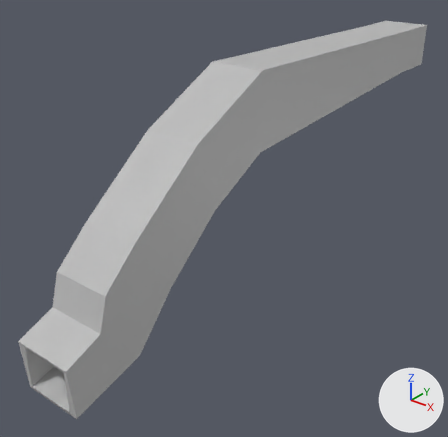
Renders of the FBX model CGE109-midterm/Assets/3Dmodel/bodyVent.fbx from each side of a commit.
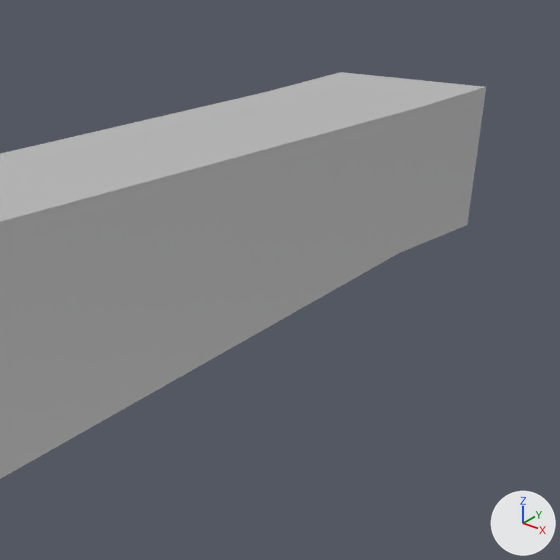
Each version appears first whole from a 50 mm lens placed at (11.17, 3.57, 11.8), pointed at (-1.24, 19.09, 2.18), and next in a close-up on the part from 64% to 100% of the width and 0% to 36% of the height. Arrows for +X, +Y and +Z are at lower right; the lights stay in place. Where no turn or scale is listed for an object, it has been applied to the vertices. Vertices at the same position are counted once.

The first close-up shows 'vent:badyVentV2:badhyVent'.
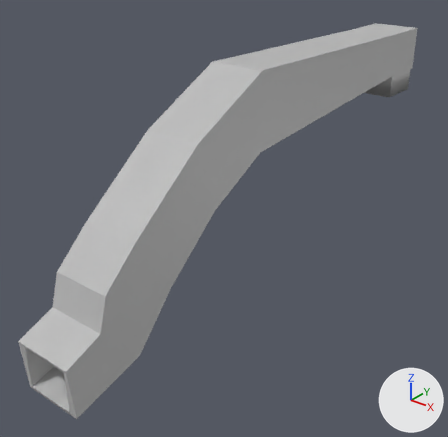
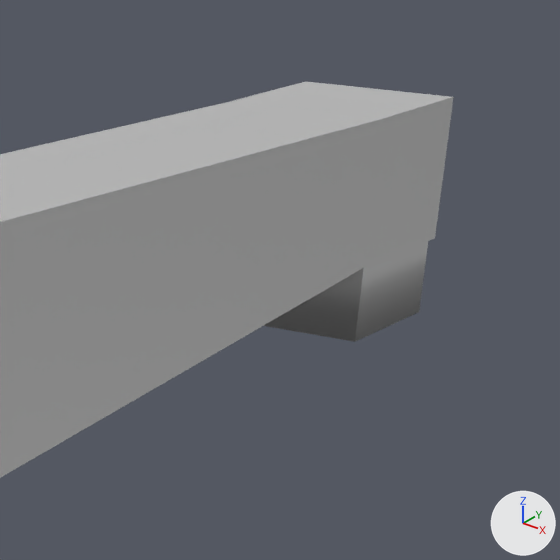
Pixel boxes (x1, y1, x2, y2) of what changed, in the close-ups (560 x 560 px):
'vent:badyVentV2:badhyVent', reshaped: before (0, 72, 486, 479); after (0, 82, 454, 478)

Patch to the scene script:
```diff
--- a/CGE109-midterm/Assets/3Dmodel/bodyVent.fbx.py
+++ b/CGE109-midterm/Assets/3Dmodel/bodyVent.fbx.py
@@ me_mesh @@
 # used by ob_vent_badyventv2_badhyvent; location = (-0.43, 19.0, 7.0)
-me_mesh.from_pydata(...)  # 73 vertices, 73 faces; spans x -1.0..1.0, y -8.4..12.0, z -6.9..0.7
+me_mesh.from_pydata(...)  # 81 vertices, 81 faces; spans x -1.0..1.0, y -8.4..11.0, z -6.9..0.7
+# me_mesh part 1
+# 4 faces are deleted
+# 25 vertices in x -1.0..1.0, y 10.0..12.0, z -1.1..0.6 move by (0.0, -1.0, 0.0)
+# 4 vertices move from x -0.7..0.7, y 10.1..11.7, z -1.1 to x -1.0..1.0, y 9.0..10.8, z -2.0
+# 8 vertices are added at x -0.7..0.7, y 9.1..10.7, z -2.0..-1.1
+# 12 new faces join them
 me_mesh.materials.append(mat_lambert1)
```
